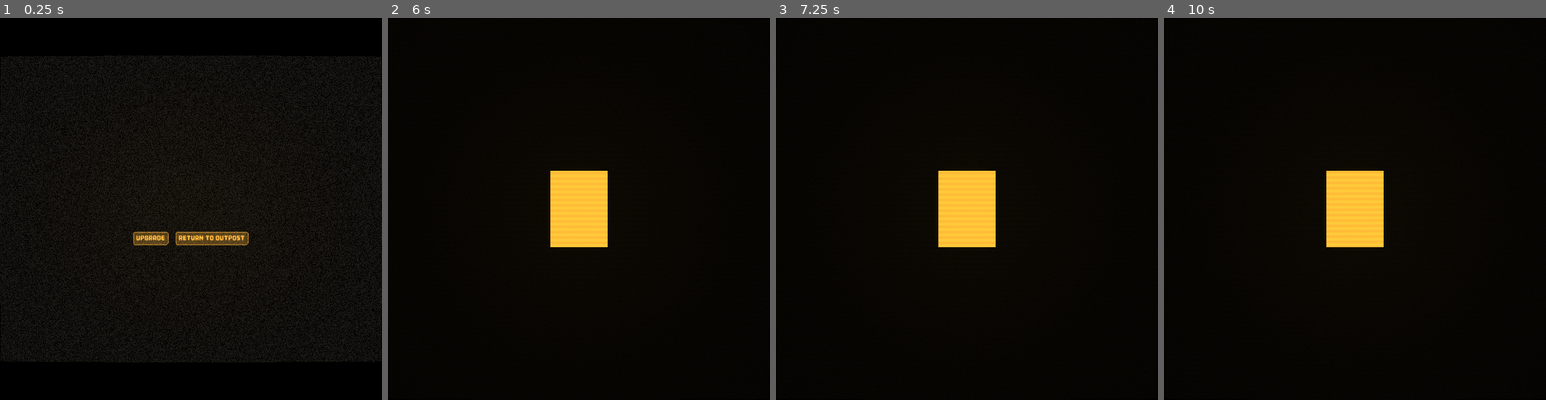
Above: before the commit, frames 1-4 (left to right).
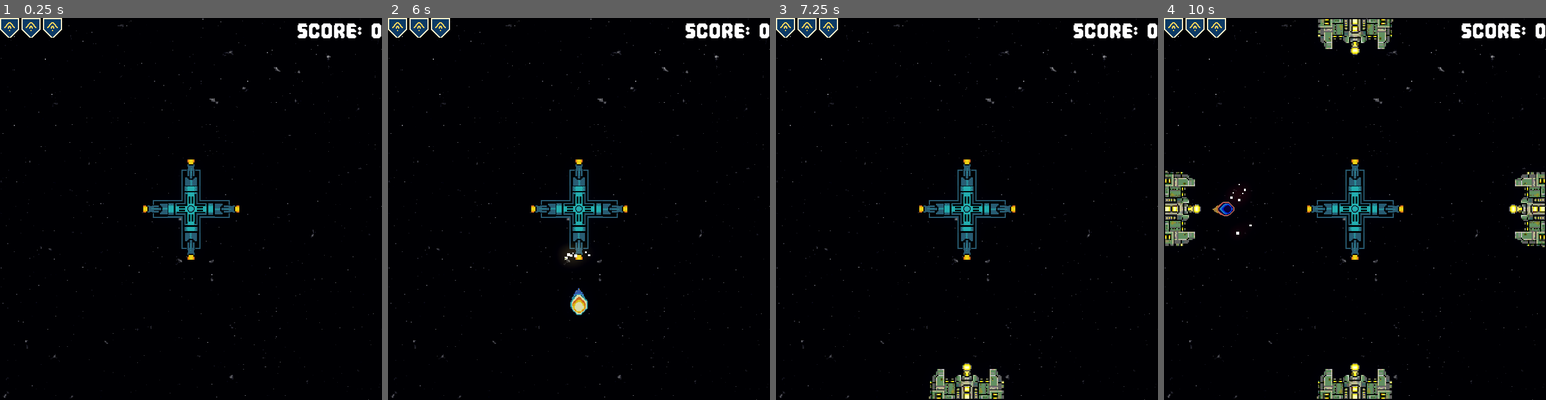
Above: after the commit, the same moments.

Repository: skain/incremental-outpost
Game: Godot game, scene res://scenes/main/main.tscn
Two runs of this game, one before a commit and one after it. Both use one fixed random seed, a clock stepped at 60 frames per second and the inputs below.
Inputs (mouse positions are in pixels of both pictures, inside the frame that each line leads up to):
- Up to frame 1 (0.25 s): no input
- Up to frame 2 (6 s): click (536, 239) at 0.5 s, where only the run before the commit has a clickable "Upgrade"; tap Enter (start_game) every 1.5 s from 1.25 to 5.75 s; move the mouse to (663, 189) at 1.27 s; hold Right (fire_right) 1.28-2 s; hold Enter (start_game) 1.28-2 s; click (663, 189) at 1.42 s; drag from (502, 228) to (559, 285) at 2.02 s; move the mouse to (617, 124) at 2.77 s; hold Right (fire_right) 2.78-3.5 s; hold Enter (start_game) 2.78-3.5 s; click (617, 124) at 2.92 s; drag from (559, 285) to (464, 151) at 3.52 s; move the mouse to (693, 266) at 4.27 s; hold Left (fire_left) 4.28-5 s; hold Enter (start_game) 4.28-5 s; click (693, 266) at 4.42 s; drag from (464, 151) to (521, 113) at 5.02 s; move the mouse to (598, 209) at 5.77 s; hold Down (fire_down) from 5.78 s (still down); hold Enter (start_game) from 5.78 s (still down); click (598, 209) at 5.92 s
- Up to frame 3 (7.25 s): release Down (fire_down) at 6.5 s; release Enter (start_game) at 6.5 s; drag from (909, 113) to (890, 228) at 6.52 s
- Up to frame 4 (10 s): move the mouse to (1439, 189) at 7.27 s; hold Up (fire_up) 7.28-8 s; hold Enter (start_game) 7.28-8 s; click (1439, 189) at 7.42 s; drag from (1278, 228) to (1335, 285) at 8.02 s; move the mouse to (1393, 124) at 8.77 s; hold Down (fire_down) 8.78-9.5 s; hold Enter (start_game) 8.78-9.5 s; click (1393, 124) at 8.92 s; drag from (1335, 285) to (1240, 151) at 9.52 s

The runs differ from the first frame. In frame 1, 39% of the frame differs, in the area x 0-100%, y 0-100%; in frame 2, 5.2%; in frame 3, 6.0%; in frame 4, 9.2%.

Commit message:
skill tree camera working

Diff:
--- a/scenes/crt/crt_panel/crt_panel.gd
+++ b/scenes/crt/crt_panel/crt_panel.gd
@@ -2,7 +2,7 @@
 
 signal return_to_outpost_clicked
 
-@onready var camera_2d: Camera2D = %Camera2D
+@onready var skill_tree_camera: Camera2D = %SkillTreeCamera
 @onready var background: CanvasLayer = %Background
 @onready var skill_tree_nodes: SkillTreeNodes = %SkillTreeNodes
 @onready var end_game_interstitial: EndGameInterstitial = %EndGameInterstitial
@@ -23,7 +23,7 @@
 	end_game_interstitial.run_interstitial(100, 0.1)
 
 func make_camera_current() -> void:
-	camera_2d.make_current()
+	skill_tree_camera.make_current()
 
 func _on_end_game_interstitial_return_to_outpost_clicked() -> void:
 	return_to_outpost_clicked.emit()
--- a/scenes/crt/crt_panel/crt_panel.tscn
+++ b/scenes/crt/crt_panel/crt_panel.tscn
@@ -6,6 +6,7 @@
 [ext_resource type="Script" uid="uid://w2oe8ri1sc1" path="res://scenes/crt/crt_panel/end_game_interstitial.gd" id="3_cppxt"]
 [ext_resource type="PackedScene" uid="uid://b5oyxlhbvwdu2" path="res://scenes/crt/typing_label/typing_label.tscn" id="4_36fmf"]
 [ext_resource type="Shader" uid="uid://ctmqckux88tcu" path="res://shaders/amber_crt.gdshader" id="4_sb1ul"]
+[ext_resource type="Script" uid="uid://cuo5qw6v66cdu" path="res://scenes/crt/crt_panel/skill_tree_camera.gd" id="4_xhaol"]
 [ext_resource type="PackedScene" uid="uid://ct8l5cchi7u0p" path="res://scenes/crt/crt_button/crt_button.tscn" id="5_33ycp"]
 
 [sub_resource type="ShaderMaterial" id="ShaderMaterial_mbf46"]
@@ -28,17 +29,12 @@
 anchor_bottom = 1.0
 grow_horizontal = 2
 grow_vertical = 2
+mouse_filter = 2
 color = Color(0, 0, 0, 1)
 
-[node name="SkillTreeNodes" type="Node2D" parent="." unique_id=57239728]
+[node name="SkillTreeCamera" type="Camera2D" parent="." unique_id=1707505872]
 unique_name_in_owner = true
-script = ExtResource("2_33ycp")
-
-[node name="SkillTreeNode" parent="SkillTreeNodes" unique_id=1572228902 instance=ExtResource("3_0k2sf")]
-position = Vector2(284, 269)
-
-[node name="Camera2D" type="Camera2D" parent="." unique_id=1707505872]
-unique_name_in_owner = true
+script = ExtResource("4_xhaol")
 
 [node name="EndGameInterstitial" type="CanvasLayer" parent="." unique_id=43730878]
 unique_name_in_owner = true
@@ -52,6 +48,7 @@
 anchor_bottom = 1.0
 grow_horizontal = 2
 grow_vertical = 2
+mouse_filter = 2
 theme_override_constants/margin_left = 25
 theme_override_constants/margin_top = 25
 theme_override_constants/margin_right = 25
@@ -60,6 +57,7 @@
 [node name="InterstitialLabelsContainer" type="VBoxContainer" parent="EndGameInterstitial/MarginContainer" unique_id=295817908]
 unique_name_in_owner = true
 layout_mode = 2
+mouse_filter = 2
 
 [node name="Message1" parent="EndGameInterstitial/MarginContainer/InterstitialLabelsContainer" unique_id=1321450307 instance=ExtResource("4_36fmf")]
 unique_name_in_owner = true
@@ -100,6 +98,7 @@
 [node name="HBoxContainer" type="HBoxContainer" parent="EndGameInterstitial/MarginContainer" unique_id=426603910]
 layout_mode = 2
 size_flags_vertical = 8
+mouse_filter = 2
 alignment = 1
 
 [node name="MarginContainer" type="MarginContainer" parent="EndGameInterstitial/MarginContainer/HBoxContainer" unique_id=1651259146]
@@ -122,6 +121,13 @@
 [node name="InterstitialMessageTimer" type="Timer" parent="EndGameInterstitial" unique_id=1879508052]
 unique_name_in_owner = true
 
+[node name="SkillTreeNodes" type="Node2D" parent="." unique_id=57239728]
+unique_name_in_owner = true
+script = ExtResource("2_33ycp")
+
+[node name="SkillTreeNode" parent="SkillTreeNodes" unique_id=1572228902 instance=ExtResource("3_0k2sf")]
+position = Vector2(284, 269)
+
 [node name="CRTOverlay" type="CanvasLayer" parent="." unique_id=381617986]
 unique_name_in_owner = true
 
--- a/scenes/crt/crt_panel/end_game_interstitial.gd
+++ b/scenes/crt/crt_panel/end_game_interstitial.gd
@@ -106,11 +106,8 @@
 func _screen_off() -> void:
 	crt_shader_mat.set_shader_parameter("power_on", 0.0)
 
-
 func _on_upgrade_button_pressed() -> void:
 	upgrade_clicked.emit()
-	print("upgrade")
-
 
 func _on_return_button_pressed() -> void:
 	await _power_down()
--- /dev/null
+++ b/scenes/crt/crt_panel/skill_tree_camera.gd
@@ -0,0 +1,27 @@
+extends Camera2D
+
+var is_dragging: bool = false
+var zoom_step: Vector2 = Vector2(0.1, 0.1)
+var min_zoom: Vector2 = Vector2(0.5, 0.5)
+var max_zoom: Vector2 = Vector2(2.0, 2.0)
+
+func _unhandled_input(event: InputEvent) -> void:
+	if event is InputEventMouseButton:
+		# Handle Zoom (Scroll Wheel)
+		if event.is_pressed():
+			if event.button_index == MOUSE_BUTTON_WHEEL_UP:
+				zoom += zoom_step
+			elif event.button_index == MOUSE_BUTTON_WHEEL_DOWN:
+				zoom -= zoom_step
+
+			# Clamp the zoom so the player can't zoom into infinity
+			zoom = zoom.clamp(min_zoom, max_zoom)
+
+		# Handle Drag State (Left Click or Middle Click)
+		if event.button_index == MOUSE_BUTTON_LEFT:
+			is_dragging = event.is_pressed()
+
+	# Handle Panning (Mouse Movement)
+	elif event is InputEventMouseMotion and is_dragging:
+		# Divide by zoom so panning speed matches the current zoom level
+		position -= event.relative / zoom
--- a/scenes/crt/crt_panel/skill_tree_nodes.gd
+++ b/scenes/crt/crt_panel/skill_tree_nodes.gd
@@ -1,10 +1,10 @@
 class_name SkillTreeNodes extends Node2D
 
 var root_node: SkillTreeNode = null
-@onready var camera_2d: Camera2D = %Camera2D
+@onready var skill_tree_camera: Camera2D = %SkillTreeCamera
 
 func _ready() -> void:
 	root_node = get_child(0) as SkillTreeNode
 
 func home_camera() -> void:
-	camera_2d.global_position = root_node.global_position
+	skill_tree_camera.global_position = root_node.global_position
--- a/scenes/main/main.gd
+++ b/scenes/main/main.gd
@@ -16,8 +16,8 @@
 
 # Called when the node enters the scene tree for the first time.
 func _ready() -> void:
-	#_start_game()
-	_switch_to_crt()
+	_start_game()
+	#_switch_to_crt()
 
 func _start_game() -> void:
 	if not game_over:
Not shown, added: scenes/crt/crt_panel/skill_tree_camera.gd.uid
